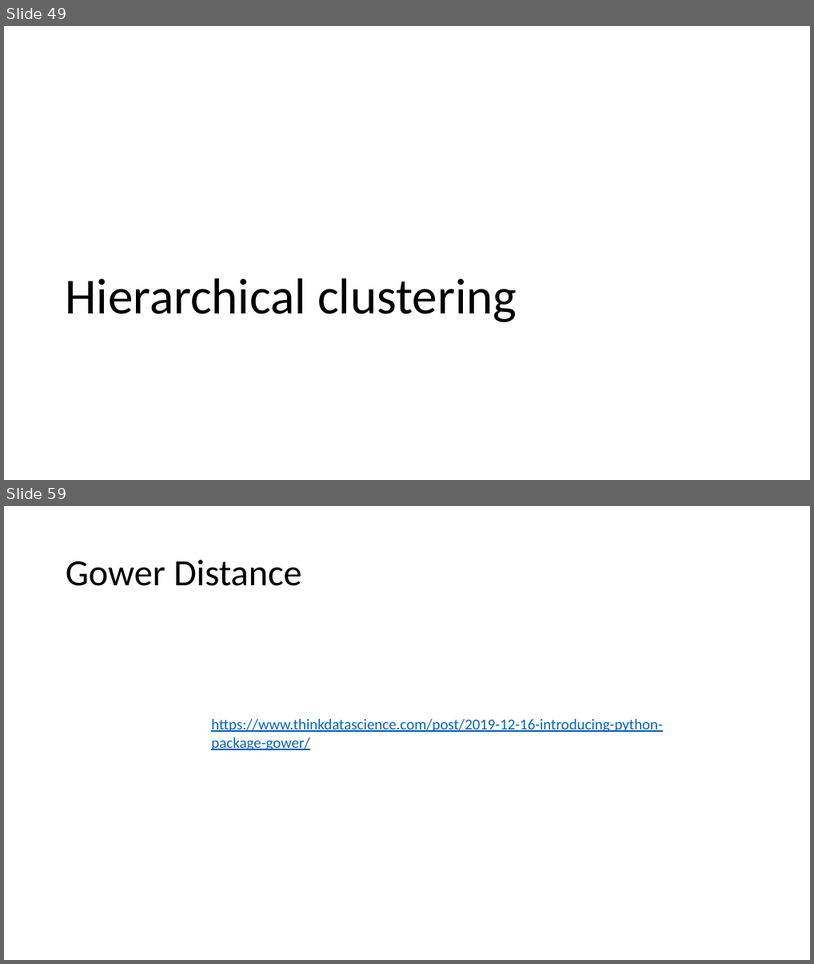
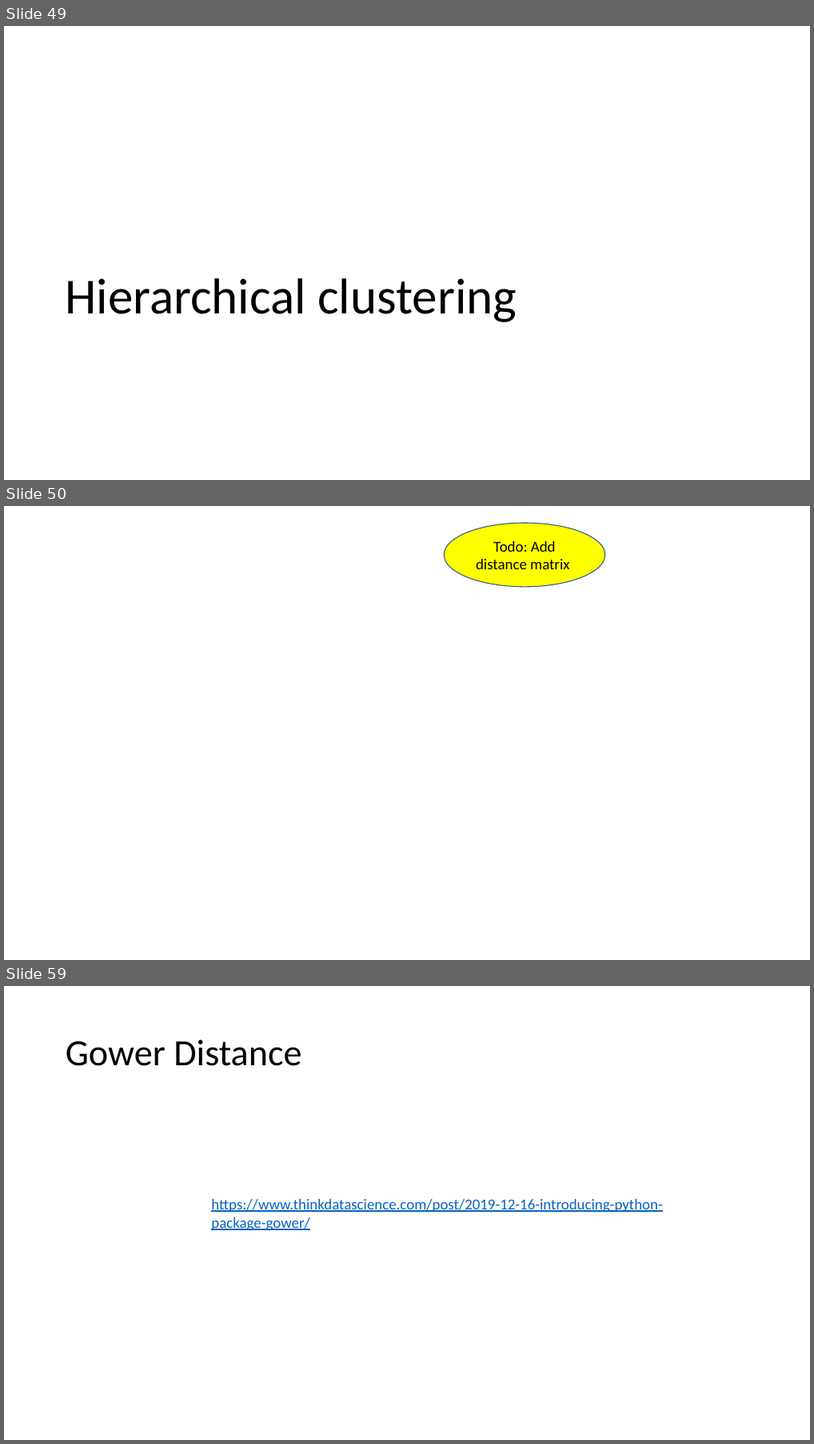
Before and after one commit to mathphysmx/teaching-ml, a slide deck: slides/06_ML_Clustering.pptx. Shown one above the other, each under a label of ours: slides 49 and 59 before the commit, slides 49, 50 and 59 after it; the slides between them are not shown. The pictures are 814x964 and 814x1444 pixels, drawn with LibreOffice and Linux fonts; fonts in the diff are those of the drawing; background and template pictures are left out. Boxes give left, top, right and bottom in pixels: in the first picture for what was removed or moved away, otherwise in the second. Text is boxed around its words. In the diff, an @@ line names an element or a change of style, - is before the commit and + after.

```diff
--- a/slides/06_ML_Clustering.pptx
+++ b/slides/06_ML_Clustering.pptx
@@ slide 50 added at bbox=[4, 506, 810, 960], background picture (left out) @@
@@ ellipse added at bbox=[445, 523, 606, 587], fill #FFFF00, outline #325491 1 pt, 18 pt, text #000000 @@
+Todo: Add distance matrix
```
Also in this commit, not shown: 1 slide changed, 1 other slide added, 17 other files.
